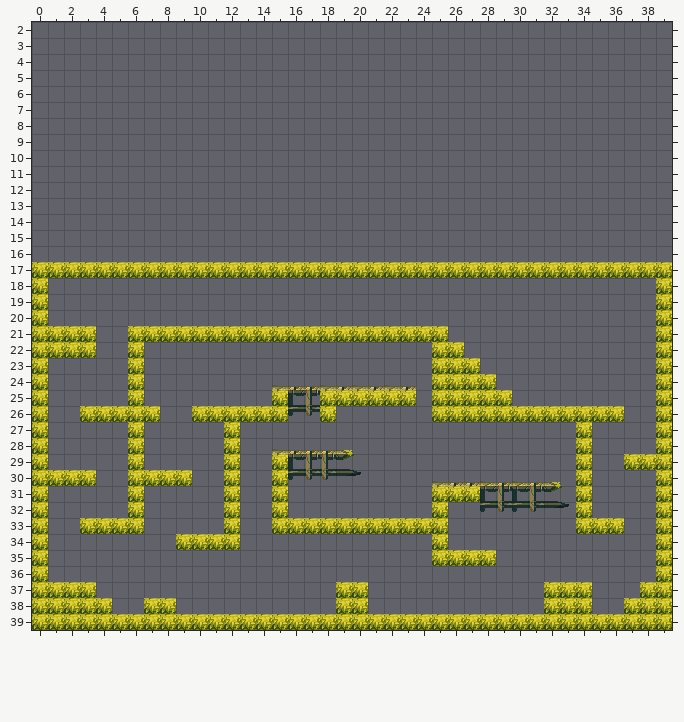
Two versions of a level (Tiled map, src/tilesets/magic-cliffs/pathfinding-tester.tmx). Above is the file before it was changed.
Cells are 16x16 px. Shown: x 0..39, y 2..39. The old version is drawn lined up with the new one.
And afterwards:
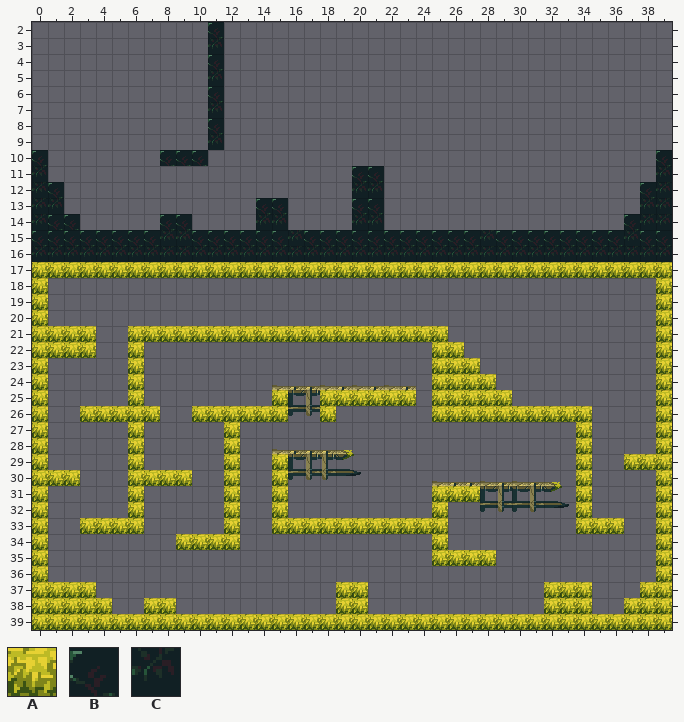
Key: from "tileset": A 781 "ground", B 902 "ground", C 966 "ground".
_ is an empty cell, . an unchanged one.
Commit: made the pathfinding algorithm work
Change:
everything moved by +0,+11 cells (the old picture is shown already moved)
--- layer "primary"
@@ x 0..39 @@
- 2 ..........._............................
- 3 ..........._............................
- 4 ..........._............................
- 5 ..........._............................
- 6 ..........._............................
- 7 ..........._............................
- 8 ..........._............................
- 9 ..........._............................
-10 _.......___............................_
-11 _...................__................._
-12 __..................__................__
-13 __............__....__................__
-14 ___.....__....__....__...............___
-15 ________________________________________
-16 ________________________________________
+ 2 ...........B............................
+ 3 ...........C............................
+ 4 ...........B............................
+ 5 ...........C............................
+ 6 ...........B............................
+ 7 ...........C............................
+ 8 ...........B............................
+ 9 ...........C............................
+10 B.......BBB............................B
+11 C...................BB.................C
+12 CB..................CC................BC
+13 CC............BB....BB................CC
+14 CBB.....BB....CC....CC...............BCC
+15 BBBBBBBBCCBBBBBBCBBBBBBBBBBBCBBBBBBBBCBB
+16 CCCCCCCCCCCCCCCCCCCCCCCCCCCCCCCCCCCCCCCC
@@ x 35..36 @@
-26 AA
+26 __
@@ x 3..3 @@
-30 A
+30 _
Where, in picture pixels (left, top, right, bottom), the same in both pictures:
added: (32, 22, 672, 262)
removed: (592, 406, 624, 422)
removed: (80, 470, 96, 486)
